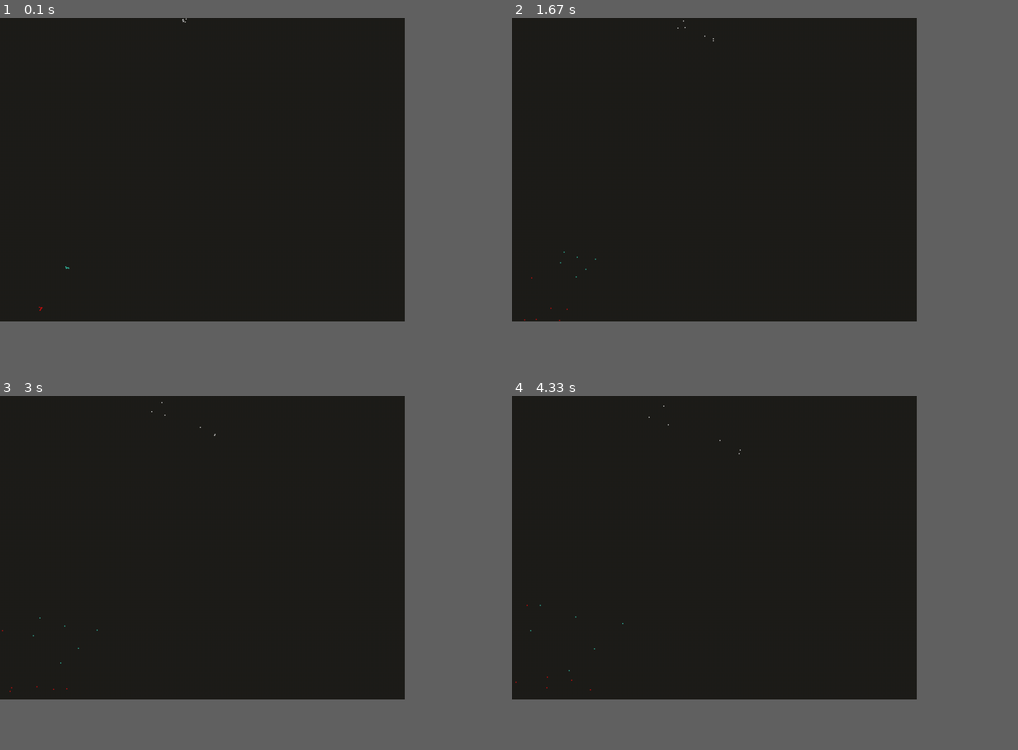
Above: before the commit, frames 1-4 (two rows, left to right).
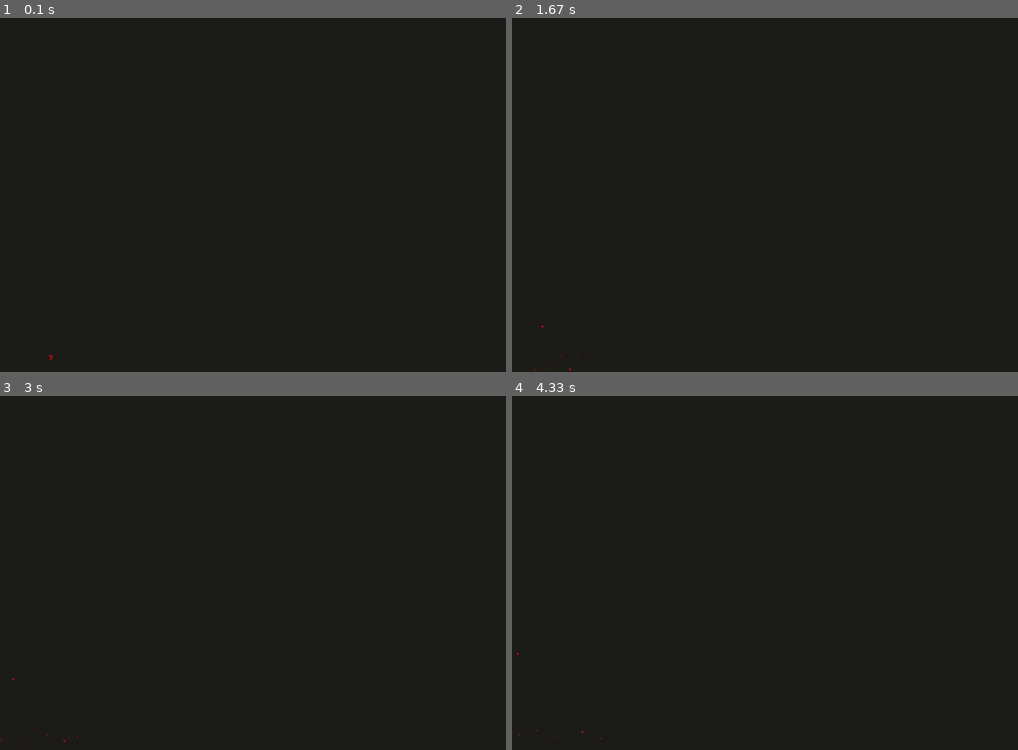
Above: after the commit, the same moments.

Repository: emmanuelraob/test
Game: pygame game, started from main.py
The game is run twice, just before and just after one commit, with the same random seed, the same clock (stepped at 60 frames per second) and the same inputs.
Inputs:
- Up to frame 1 (0.1 s): no input
- Up to frame 2 (1.67 s): no input
- Up to frame 3 (3 s): no input
- Up to frame 4 (4.33 s): no input
The window is 720x540 before the commit and 900x630 after it. Grey fills any space a smaller window leaves; there, only what the larger window draws over its background counts as a difference.

The runs differ from the first frame. In frame 1, less than 0.1% of the frame differs, in the area x 7-37%, y 0-97%; in frame 2, less than 0.1%; in frame 3, less than 0.1%, in the area x 0-43%, y 1-99%; in frame 4, less than 0.1%.

Commit message:
minor changes

Diff:
--- a/Ants/ants/soldier_ant.py
+++ b/Ants/ants/soldier_ant.py
@@ -7,3 +7,4 @@
     def __init__(self,position, kikgdom_id):
         super().__init__(position)
         self.color = colors.kingdom_ant_color[kikgdom_id]
+        self.radious = 2
--- a/main.py
+++ b/main.py
@@ -3,9 +3,10 @@
 
 from Ants.kingdom import Kingdom
 
-# Colores y variables
+#Variables
 BLACK = (31, 30, 26)
-KINGDOM_AMOUNT = 3
+KINGDOM_AMOUNT = 1
+WIDTH, HEIGHT = 1000, 700
 
 
 
@@ -23,8 +24,7 @@
 
 def run_simulation():
     pygame.init()
-    width, height = 800, 600
-    screen = pygame.display.set_mode((width, height))
+    screen = pygame.display.set_mode((WIDTH, HEIGHT))
 
 
     kingdoms = []
Not shown, changed: .DS_Store
